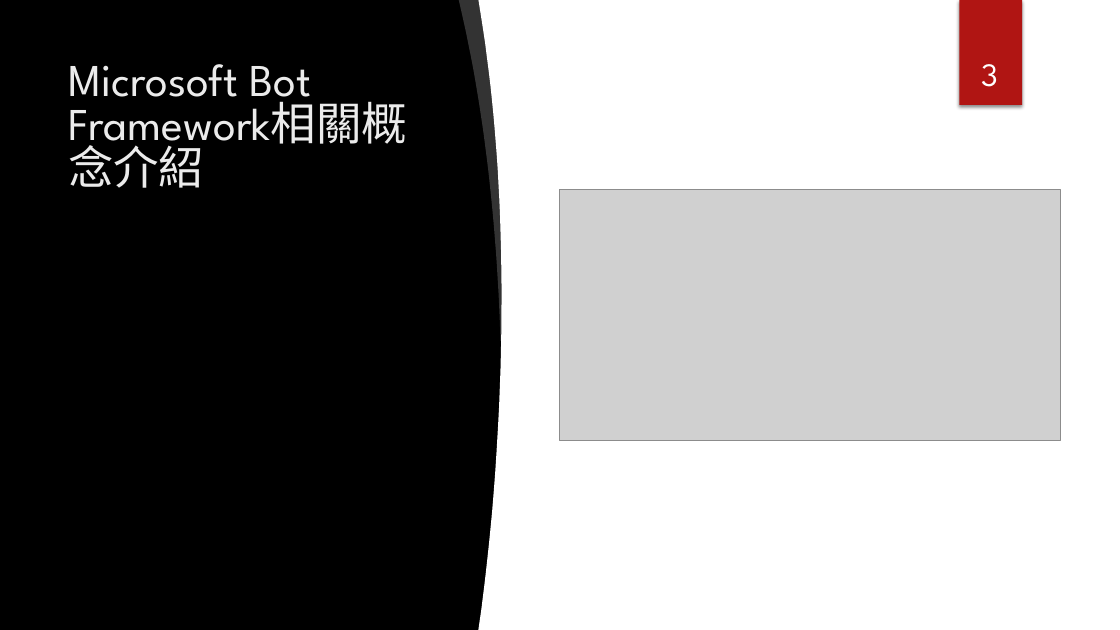
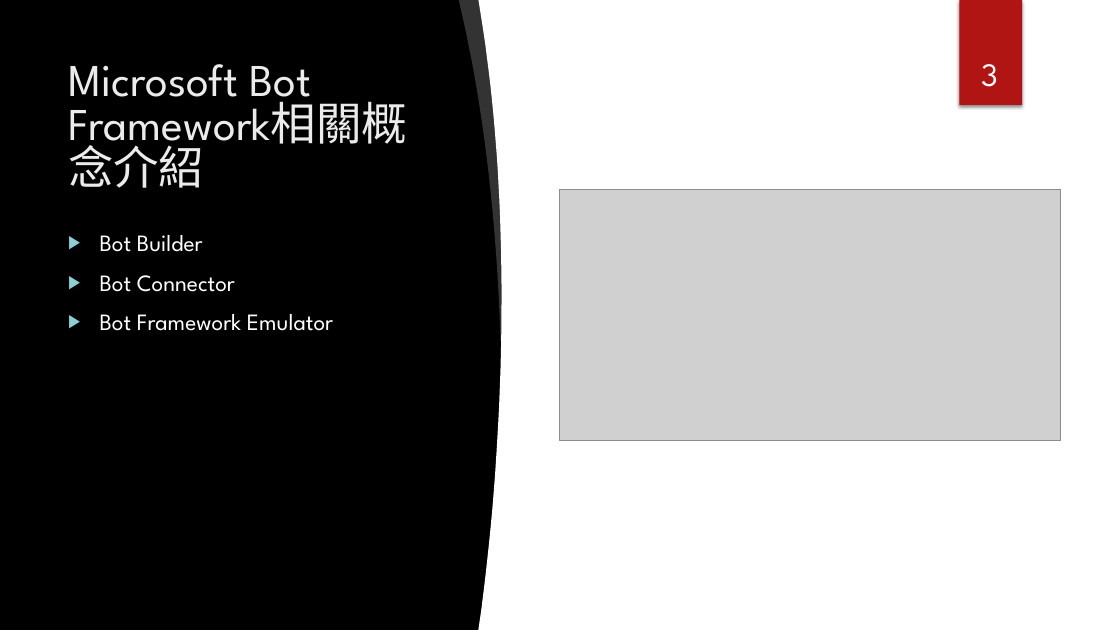
Before and after one commit to Johndgnzj/FCULab.GraphAndBot, a slide deck: slide 3 of Documents/Workshop-Day2_BotFramework.pptx. Drawn at 1120x630 pixels with LibreOffice and Linux fonts; fonts in the diff are those of the drawing; grey boxes stand for pictures; background and template pictures are left out. Boxes give left, top, right and bottom in pixels: in the first picture for what was removed or moved away, otherwise in the second. Text is boxed around its words. In the diff, an @@ line names an element or a change of style, - is before the commit and + after.

```diff
--- a/Documents/Workshop-Day2_BotFramework.pptx
+++ b/Documents/Workshop-Day2_BotFramework.pptx
@@ text added at (100,235,333,331), 20 pt, text #FFFFFF @@
+▶ Bot Builder
+▶ Bot Connector
+▶ Bot Framework Emulator
```
Also in this commit, not shown: 5 other slides changed, 6 slides added, 1 slide removed, 7 other files.
